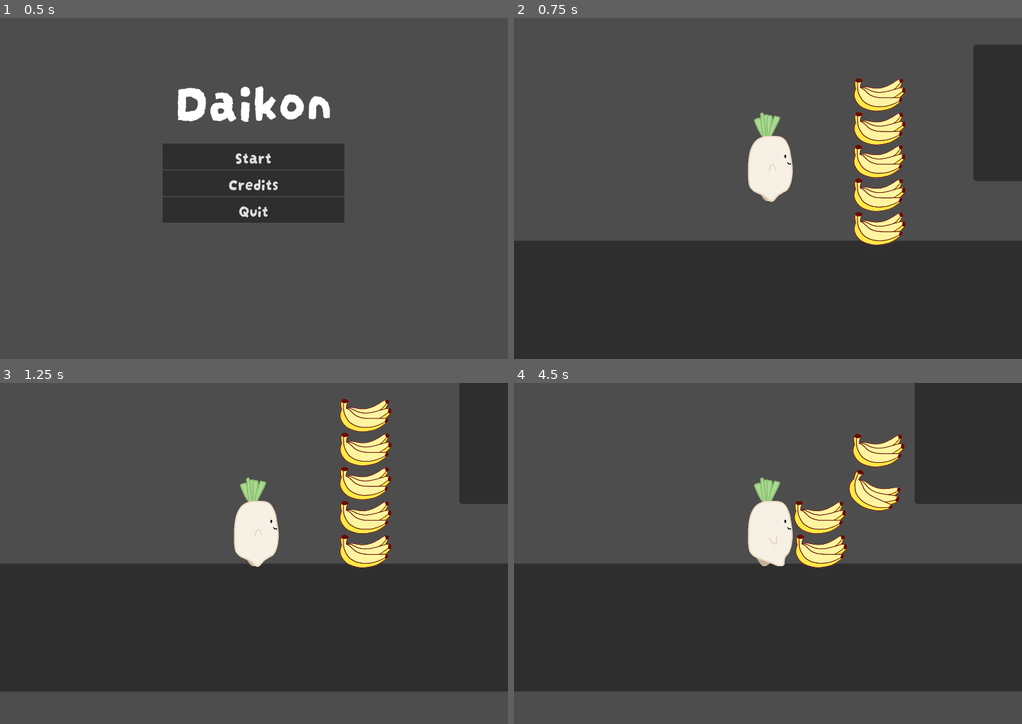
Above: before the commit, frames 1-4 (two rows, left to right).
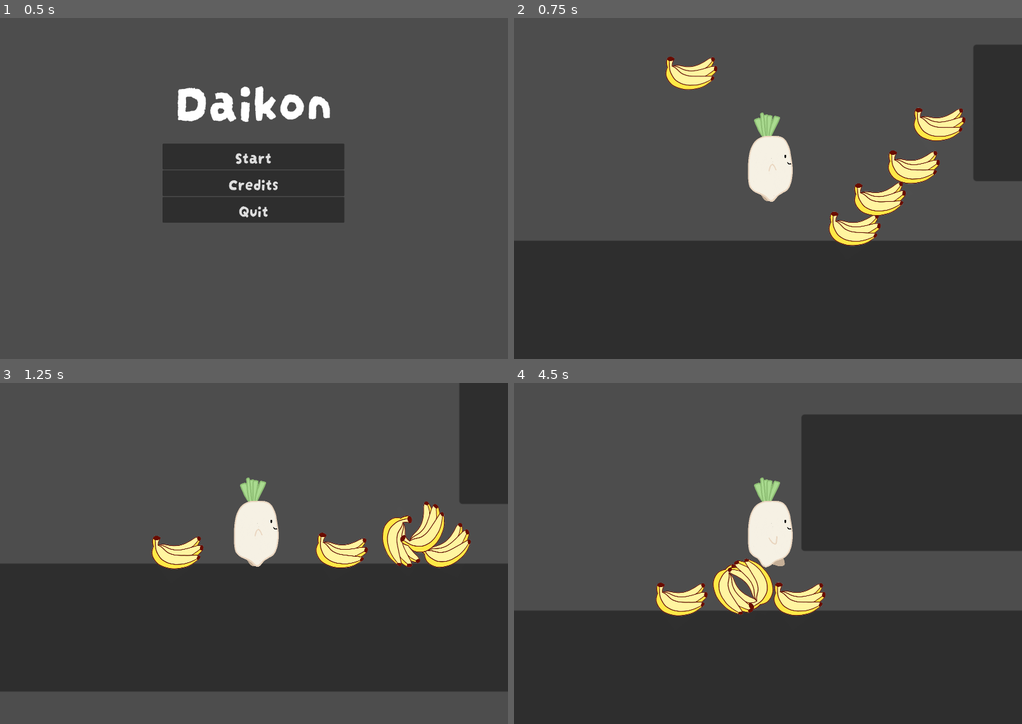
Above: after the commit, the same moments.

Repository: Boyquotes/daikon
Game: Godot game, scene res://menu.tscn
Same seed, same stepped clock (60 frames per second), same inputs: the game is played once before the commit and once after it. Sound files missing from this copy of the repository are replaced by a short silence.
Inputs:
- Up to frame 1 (0.5 s): no input
- Up to frame 2 (0.75 s): click "Start" at 0.5 s
- Up to frame 3 (1.25 s): no input
- Up to frame 4 (4.5 s): tap Enter (ui_accept) at 1.25, 1.52, 2.27, 3.77 s; hold Right (ui_right) 1.28-2.78 s; hold Left (ui_left) 2.78-3.53 s; hold Right (ui_right) from 3.53 s (still down)

Frame 1 is identical in both runs. In frame 2, 5.5% of the frame differs, in the area x 29-89%, y 11-67%; in frame 3, 6.3%; in frame 4, 38%, in the area x 0-100%, y 0-100%.

Commit message:
Add better banana collision

Diff:
--- a/banana/banana.tscn
+++ b/banana/banana.tscn
@@ -1,18 +1,14 @@
-[gd_scene load_steps=3 format=3 uid="uid://cnkshv8s4enc8"]
+[gd_scene load_steps=2 format=3 uid="uid://dj240h7cckjy1"]
 
-[ext_resource type="Texture2D" uid="uid://cxtlxpklmobc4" path="res://banana/stackOfBananas.png" id="1_dj21b"]
-
-[sub_resource type="RectangleShape2D" id="RectangleShape2D_51ltc"]
-size = Vector2(51, 32)
+[ext_resource type="Texture2D" uid="uid://cxtlxpklmobc4" path="res://assets/banana/stackOfBananas.png" id="1_dj21b"]
 
 [node name="RigidBody2D" type="RigidBody2D"]
-
-[node name="CollisionShape2D" type="CollisionShape2D" parent="."]
-position = Vector2(0.5, -2)
-shape = SubResource("RectangleShape2D_51ltc")
 
 [node name="Sprite2D" type="Sprite2D" parent="."]
 position = Vector2(-1.43051e-06, -5)
 rotation = -0.657541
 scale = Vector2(0.1452, 0.118175)
 texture = ExtResource("1_dj21b")
+
+[node name="CollisionPolygon2D" type="CollisionPolygon2D" parent="."]
+polygon = PackedVector2Array(-24, 2.08165e-12, -16, 11, -8, 13, 6, 13, 14, 10, 24, 2.08165e-12, 24, -17, 2.08165e-12, -8, -16, -9)
--- a/level.tscn
+++ b/level.tscn
@@ -51,7 +51,7 @@
 position = Vector2(712, 1144)
 
 [node name="RigidBody2D" parent="." instance=ExtResource("3_85x0w")]
-position = Vector2(816, 1064)
+position = Vector2(640, 1040)
 
 [node name="Music" type="AudioStreamPlayer" parent="."]
 stream = ExtResource("3_h36wp")
@@ -59,16 +59,16 @@
 autoplay = true
 
 [node name="RigidBody2D2" parent="." instance=ExtResource("3_85x0w")]
-position = Vector2(816, 1128)
+position = Vector2(848, 1128)
 
 [node name="RigidBody2D3" parent="." instance=ExtResource("3_85x0w")]
-position = Vector2(816, 1184)
+position = Vector2(792, 1192)
 
 [node name="RigidBody2D4" parent="." instance=ExtResource("3_85x0w")]
 position = Vector2(816, 1160)
 
 [node name="RigidBody2D5" parent="." instance=ExtResource("3_85x0w")]
-position = Vector2(816, 1088)
+position = Vector2(872, 1088)
 
 [connection signal="finished" from="Music" to="." method="_on_music_finished"]
 [connection signal="finished" from="Music" to="." method="_on_audio_stream_player_finished"]
Renamed: banana/stackOfBananas.png -> assets/banana/stackOfBananas.png
Not shown, changed: assets/banana/stackOfBananas.png.import
Not shown: 1 places in level.tscn that only renumber resources
